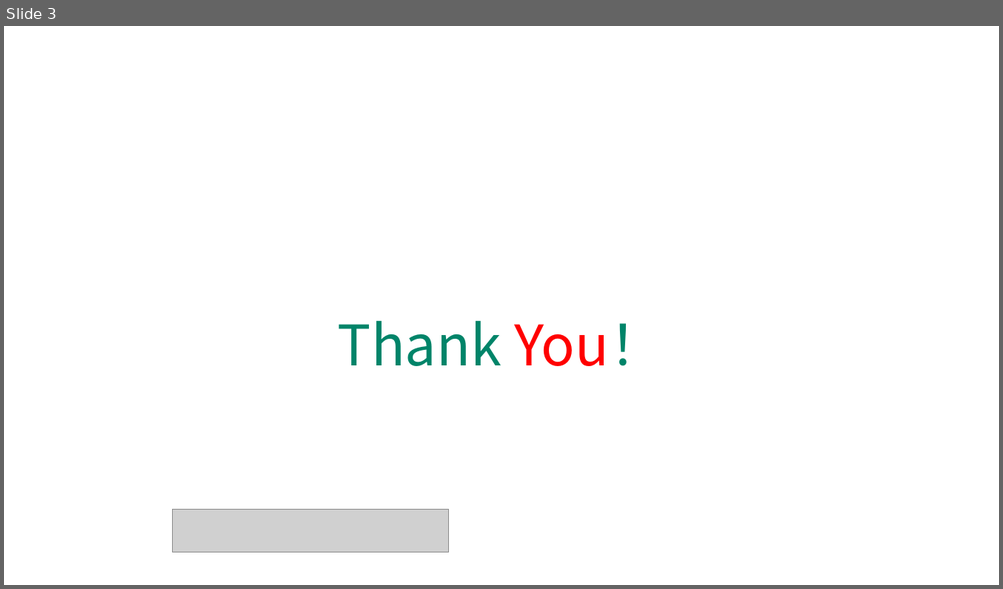
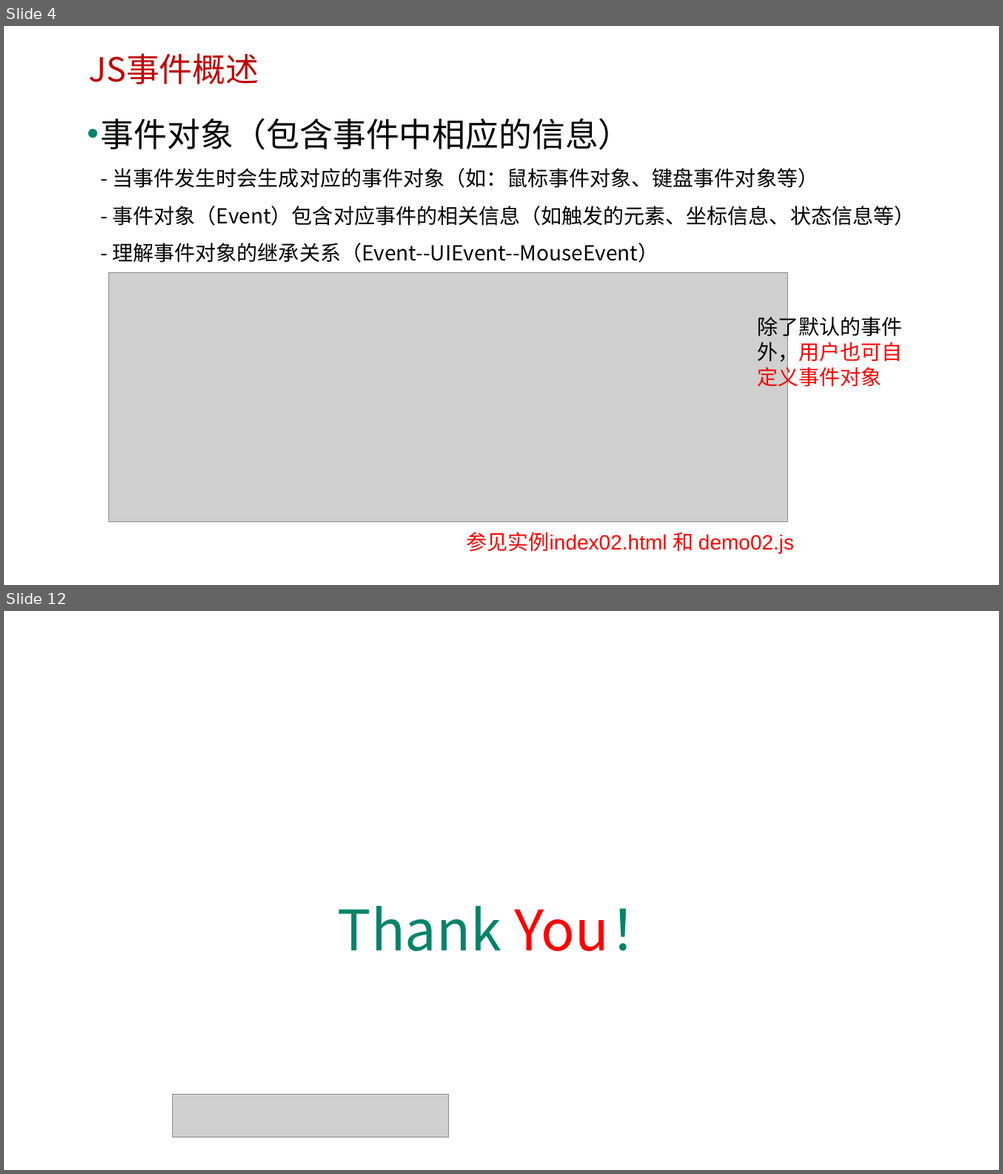
Before and after one commit to edu2act/course-javascript-advanced, a slide deck: 课程PPT/25.事件处理（事件流-待修改）.pptx. Shown one above the other, each under a label of ours: slide 3 before the commit, slides 4 and 12 after it; the slides between them are not shown. The pictures are 1003x589 and 1003x1174 pixels, drawn with LibreOffice and Linux fonts; fonts in the diff are those of the drawing; grey boxes stand for pictures; background and template pictures are left out. Boxes give left, top, right and bottom in pixels: in the first picture for what was removed or moved away, otherwise in the second. Text is boxed around its words. In the diff, an @@ line names an element or a change of style, - is before the commit and + after.

```diff
--- a/课程PPT/25.事件处理（事件流-待修改）.pptx
+++ b/课程PPT/25.事件处理（事件流-待修改）.pptx
@@ slide 4 added at <box>4,26,999,585</box>, background picture (left out) @@
@@ text added at <box>88,53,259,84</box>, 32 pt, text #C00000 @@
+JS事件概述
@@ text added at <box>101,118,915,263</box>, 20 pt, text #000000 @@
+• 事件对象（包含事件中相应的信息）
+  - 当事件发生时会生成对应的事件对象（如：鼠标事件对象、键盘事件对象等）
+  - 事件对象（Event）包含对应事件的相关信息（如触发的元素、坐标信息、状态信息等）
+  - 理解事件对象的继承关系（Event--UIEvent--MouseEvent）
@@ picture added at <box>108,273,788,522</box> @@
@@ text added at <box>757,314,902,391</box>, 20 pt, text #FF0000 @@
+除了默认的事件外，用户也可自定义事件对象
@@ text added at <box>466,532,794,554</box>, 20 pt, text #FF0000 @@
+参见实例index02.html 和 demo02.js
@@ what was slide 3 is now slide 12 @@
```
Also in this commit, not shown: 2 slides changed, 9 other slides added, 6 other files.
